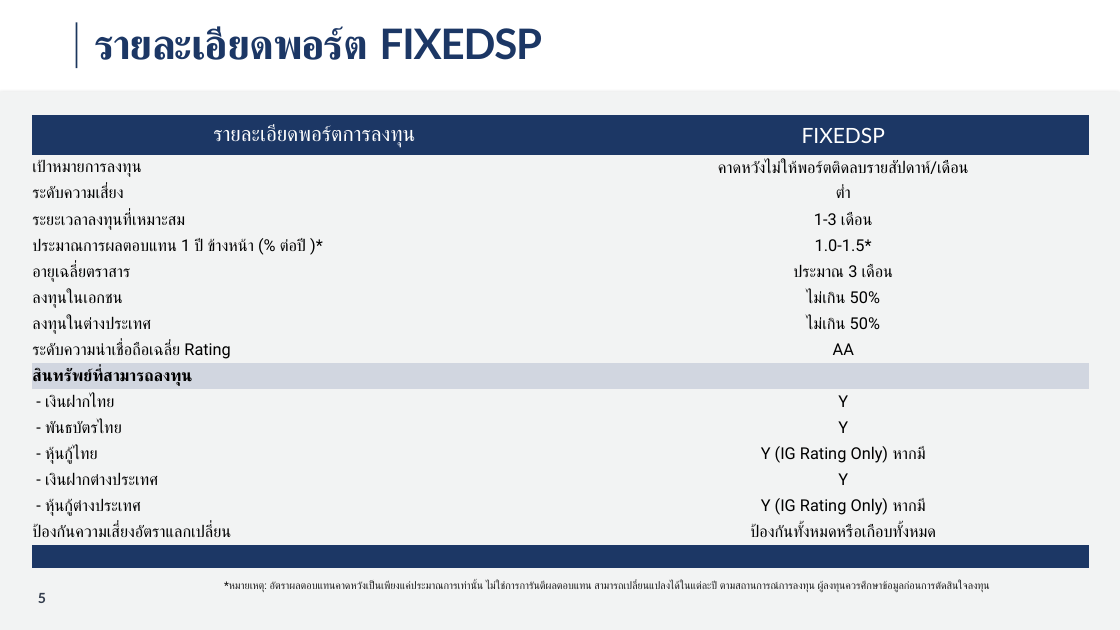
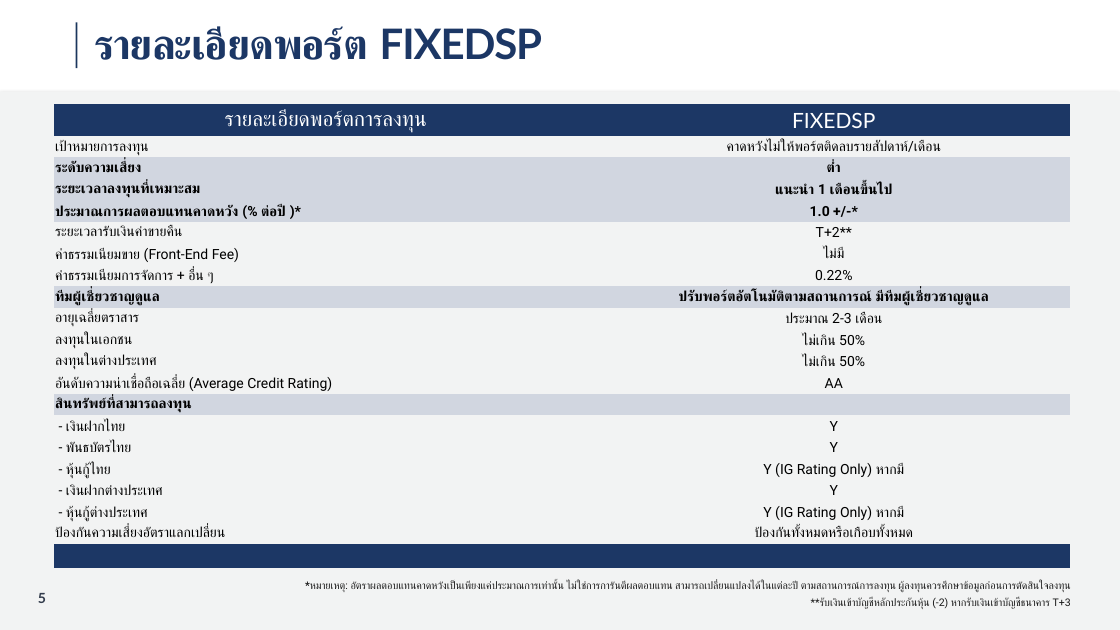
Before and after one commit to asiawork/weekly-graph, a slide deck: slide 5 of docs/compare/template.pptx. Drawn at 1120x630 pixels with LibreOffice and Linux fonts; fonts in the diff are those of the drawing; background and template pictures are left out. Boxes give left, top, right and bottom in pixels: in the first picture for what was removed or moved away, otherwise in the second. Text is boxed around its words. In the diff, an @@ line names an element or a change of style, - is before the commit and + after.

```diff
--- a/docs/compare/template.pptx
+++ b/docs/compare/template.pptx
@@ table at <box>55,104,1070,569</box> @@
-row 4: ระยะเวลาลงทุนที่เหมาะสม | 1-3 เดือน
-row 5: ประมาณการผลตอบแทน 1 ปี ข้างหน้า (% ต่อปี )* | 1.0-1.5*
-row 6: อายุเฉลี่ยตราสาร | ประมาณ 3 เดือน
+row 4: ระยะเวลาลงทุนที่เหมาะสม | แนะนำ 1 เดือนขึ้นไป
+row 5: ประมาณการผลตอบแทนคาดหวัง (% ต่อปี )* | 1.0 +/-*
+row 6: ระยะเวลารับเงินค่าขายคืน | T+2**
+row 7: ค่าธรรมเนียมขาย (Front-End Fee) | ไม่มี
+row 8: ค่าธรรมเนียมการจัดการ + อื่น ๆ | 0.22%
+row 9: ทีมผู้เชี่ยวชาญดูแล | ปรับพอร์ตอัตโนมัติตามสถานการณ์ มีทีมผู้เชี่ยวชาญดูแล
+row 10: อายุเฉลี่ยตราสาร | ประมาณ 2-3 เดือน
-row 13, column 1: ระดับความน่าเชื่อถือเฉลี่ย Rating
+row 13, column 1: อันดับความน่าเชื่อถือเฉลี่ย (Average Credit Rating)
@@ table: place and size @@
-table at <box>32,114,1090,569</box>
+table at <box>55,104,1070,569</box>
@@ text "*หมายเหตุ: อัตราผลตอบแทนคาดหวังเป็นเพียงแค่ประมาณการเท่านั้น ...": place and size @@
-text "*หมายเหตุ: อัตราผลตอบแทนคาดหวังเป็นเพียงแค่ประมาณการเท่านั้น ..." at <box>224,581,990,592</box>
+text "*หมายเหตุ: อัตราผลตอบแทนคาดหวังเป็นเพียงแค่ประมาณการเท่านั้น ..." at <box>305,581,1071,609</box>
@@ text at <box>305,581,1071,592</box>: alignment left to right @@
@@ text at <box>820,598,1071,609</box>: paragraph added @@
+**รับเงินเข้าบัญชีหลักประกันหุ้น (-2) หากรับเงินเข้าบัญชีธนาคาร T+3
```
Also in this commit, not shown: 4 other slides changed, 3 other files.
